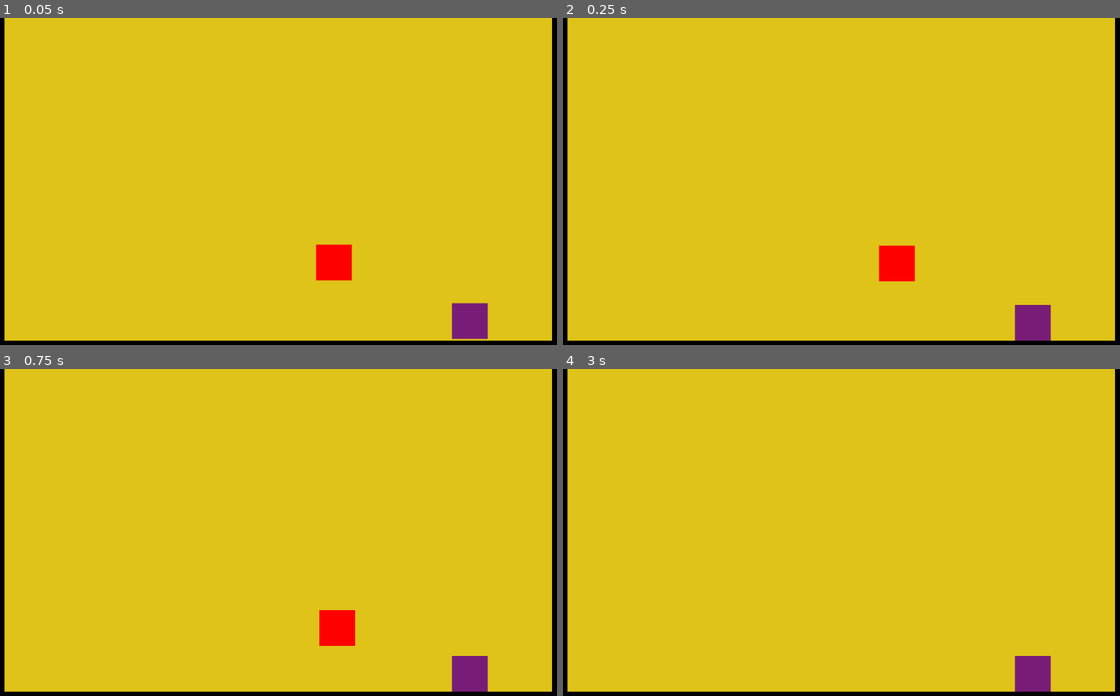
Above: before the commit, frames 1-4 (two rows, left to right).
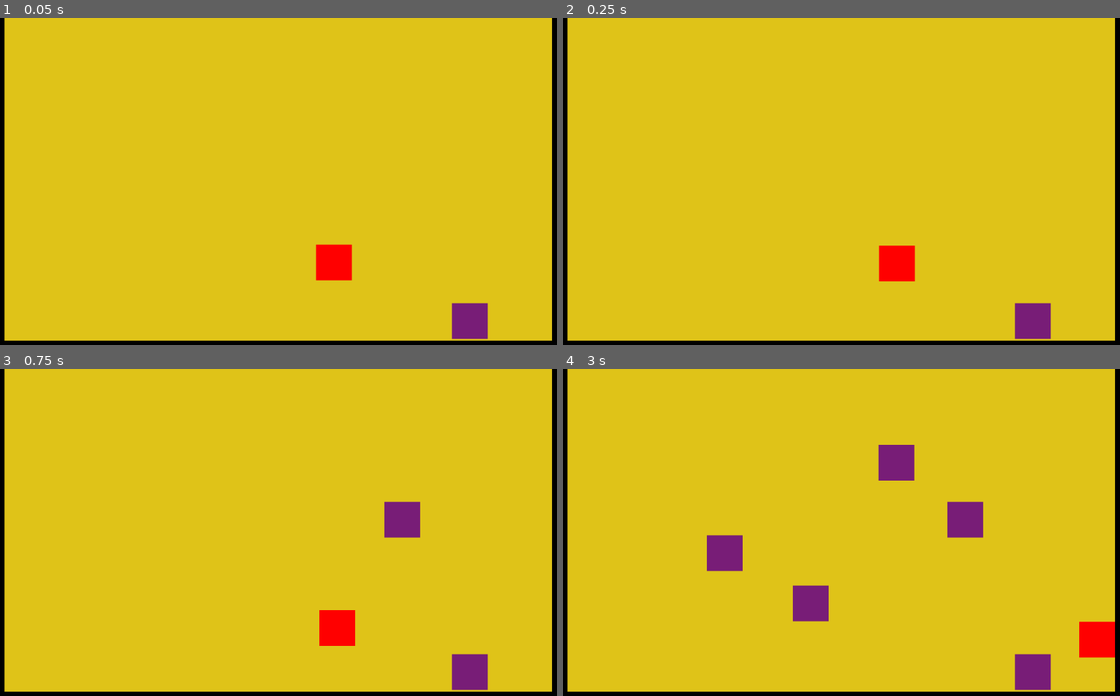
Above: after the commit, the same moments.

Repository: devmcclu/ESCAPE-A-Game-of-Boxes
Game: Godot game, scene res://Main.tscn
Same seed, same stepped clock (60 frames per second), same inputs: the game is played once before the commit and once after it.
Inputs (mouse positions are in pixels of both pictures, inside the frame that each line leads up to):
- Up to frame 1 (0.05 s): no input
- Up to frame 2 (0.25 s): no input
- Up to frame 3 (0.75 s): move the mouse to (401, 519) at 0.52 s; hold D (player_right) from 0.53 s (still down); click (401, 519) at 0.6 s
- Up to frame 4 (3 s): tap Space (player_jump) at 0.77, 0.8, 1.07, 1.35, 1.52, 1.82, 2.3 s; move the mouse to (724, 552) at 1.27 s; release D (player_right) at 1.28 s; hold S (player_down) 1.28-2.03 s; click (724, 552) at 1.55 s; move the mouse to (897, 463) at 2.02 s; hold D (player_right) from 2.03 s (still down); click (897, 463) at 2.1 s; tap Enter at 2.75 s; move the mouse to (808, 604) at 2.77 s; click (808, 604) at 2.85 s

Frame 1 is identical in both runs. In frame 2, less than 0.1% of the frame differs, in the area x 81-88%, y 87-99%; in frame 3, 0.8%; in frame 4, 3.7%, in the area x 25-100%, y 23-99%.

Commit message:
Auto stash before merge of "master" and "origin/master"

Diff:
--- a/Main.tscn
+++ b/Main.tscn
@@ -5,7 +5,7 @@
 [ext_resource path="res://wall.tscn" type="PackedScene" id=3]
 [ext_resource path="res://block.tscn" type="PackedScene" id=4]
 
-[node name="Main" type="Node"]
+[node name="Main" type="Node" index="0"]
 
 [node name="background" type="Sprite" parent="." index="0"]
 
@@ -41,4 +41,3 @@
 [node name="block" parent="." index="5" instance=ExtResource( 4 )]
 
 position = Vector2( 857.656, 542.957 )
-mode = 2
--- a/block.tscn
+++ b/block.tscn
@@ -12,9 +12,9 @@
 input_pickable = false
 collision_layer = 1
 collision_mask = 1
-mode = 0
+mode = 1
 mass = 1.0
-friction = 1.0
+friction = 0.0
 bounce = 0.0
 gravity_scale = 1.0
 custom_integrator = false
--- a/player.gd
+++ b/player.gd
@@ -13,14 +13,24 @@
 	# Initialization here
 	pass
 
+func _process(delta):
+	if Input.is_action_just_pressed("player_place_box"):
+		var new_block = load("res://block.tscn").instance()
+		$"../".add_child(new_block)
+		new_block.position = get_global_mouse_position()
+		print("block here")
+	pass
+
 func _physics_process(delta):
 
 	if Input.is_action_just_pressed("player_jump"):
 		if self.is_jumping == false:
+			self.is_jumping = true
 			$Timer.start()
-		else:
+			self.apply_impulse(Vector2(0,0), Vector2(0,-jump_height))
+		elif self.is_jumping == true:
+			print("why")
 			pass
-		self.apply_impulse(Vector2(0,0), Vector2(0,-jump_height))
 	if Input.is_action_pressed("player_down"):
 		print("down bro")
 	if Input.is_action_pressed("player_left"):
@@ -31,5 +41,6 @@
 
 
 func _on_Timer_timeout():
+	print("done")
 	self.is_jumping = false
 	pass # replace with function body
--- a/player.tscn
+++ b/player.tscn
@@ -8,7 +8,7 @@
 custom_solver_bias = 0.0
 extents = Vector2( 31.9565, 32.0836 )
 
-[node name="player" type="RigidBody2D" index="0"]
+[node name="player" type="RigidBody2D"]
 
 position = Vector2( 615.15, 437.44 )
 input_pickable = false
@@ -46,8 +46,8 @@
 [node name="Timer" type="Timer" parent="." index="2"]
 
 process_mode = 1
-wait_time = 5.0
-one_shot = false
+wait_time = 3.0
+one_shot = true
 autostart = false
 
 [connection signal="timeout" from="Timer" to="." method="_on_Timer_timeout"]
--- a/project.godot
+++ b/project.godot
@@ -24,6 +24,8 @@
  ]
 player_jump=[ Object(InputEventKey,"resource_local_to_scene":false,"resource_name":"","device":0,"alt":false,"shift":false,"control":false,"meta":false,"command":false,"pressed":false,"scancode":32,"unicode":0,"echo":false,"script":null)
  ]
+player_place_box=[ Object(InputEventMouseButton,"resource_local_to_scene":false,"resource_name":"","device":0,"alt":false,"shift":false,"control":false,"meta":false,"command":false,"button_mask":0,"position":Vector2( 0, 0 ),"global_position":Vector2( 0, 0 ),"factor":1.0,"button_index":1,"pressed":false,"doubleclick":false,"script":null)
+ ]
 
 [rendering]
 
